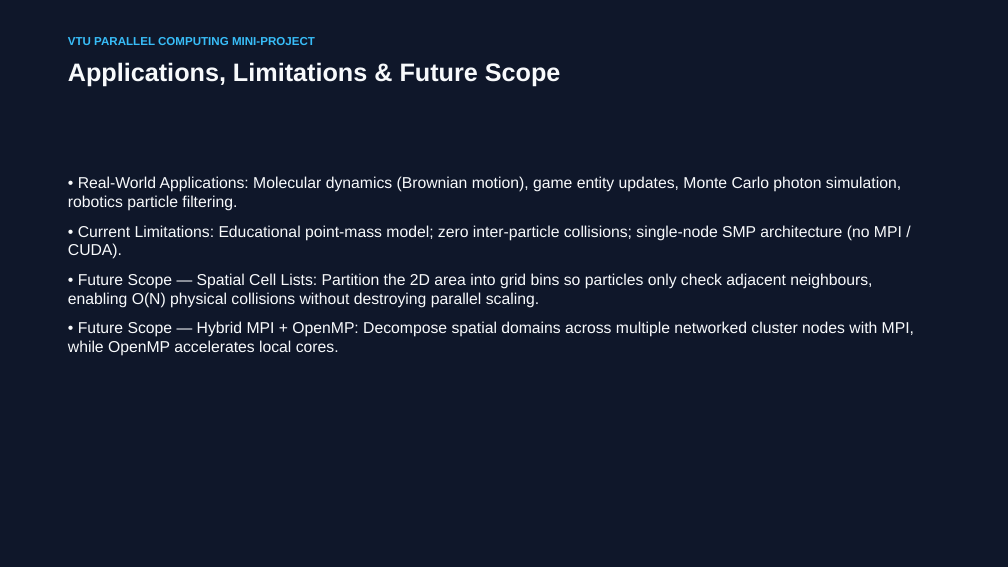
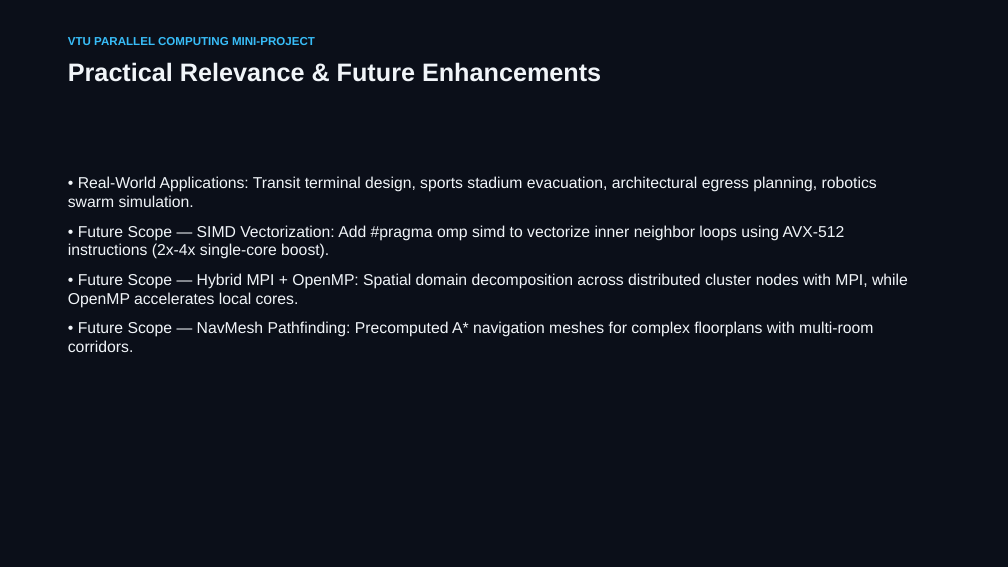
Before and after one commit to rishikeshgowdakk/PC, a slide deck: slide 14 of CrowdSim/presentation/CrowdSim_Project_Presentation.pptx. Drawn at 1008x567 pixels with LibreOffice and Linux fonts; fonts in the diff are those of the drawing. Boxes give left, top, right and bottom in pixels: in the first picture for what was removed or moved away, otherwise in the second. Text is boxed around its words. In the diff, an @@ line names an element or a change of style, - is before the commit and + after.

Commit message:
Implement obstacle avoidance and spatial grid mechanics in CrowdSim
- Added obstacle handling with circular and AABB (axis-aligned bounding box) types.
- Implemented obstacle initialization based on different scenarios (pillars and bottlenecks).
- Developed functions for computing repulsive forces from obstacles and resolving agent penetration.
- Introduced a spatial grid for efficient neighbor querying, reducing computational complexity.
- Created tests for agent initialization, goal steering, obstacle mechanics, spatial grid vs brute force, and sequential vs parallel simulation equivalence.
- Ensured that the simulation maintains physical invariants and validates results across different configurations.

```diff
--- a/CrowdSim/presentation/CrowdSim_Project_Presentation.pptx
+++ b/CrowdSim/presentation/CrowdSim_Project_Presentation.pptx
@@ background #0F172A to #0B0F19 @@
@@ text at (68,62,601,82): text changed; text colour #F8FAFC to #F1F5F9 @@
-Applications, Limitations & Future Scope
+Practical Relevance & Future Enhancements
@@ text at (68,176,908,352): text changed; text colour #F8FAFC to #F1F5F9 @@
-• Real-World Applications: Molecular dynamics (Brownian motion), game entity updates, Monte Carlo photon simulation, robotics particle filtering.
-• Current Limitations: Educational point-mass model; zero inter-particle collisions; single-node SMP architecture (no MPI / CUDA).
-• Future Scope — Spatial Cell Lists: Partition the 2D area into grid bins so particles only check adjacent neighbours, enabling O(N) physical collisions without destroying parallel scaling.
-• Future Scope — Hybrid MPI + OpenMP: Decompose spatial domains across multiple networked cluster nodes with MPI, while OpenMP accelerates local cores.
+• Real-World Applications: Transit terminal design, sports stadium evacuation, architectural egress planning, robotics swarm simulation.
+• Future Scope — SIMD Vectorization: Add #pragma omp simd to vectorize inner neighbor loops using AVX-512 instructions (2x-4x single-core boost).
+• Future Scope — Hybrid MPI + OpenMP: Spatial domain decomposition across distributed cluster nodes with MPI, while OpenMP accelerates local cores.
+• Future Scope — NavMesh Pathfinding: Precomputed A* navigation meshes for complex floorplans with multi-room corridors.
```
Also in this commit, not shown: 10 other slides changed, 4 slides added, 4 slides removed, 37 other files.
